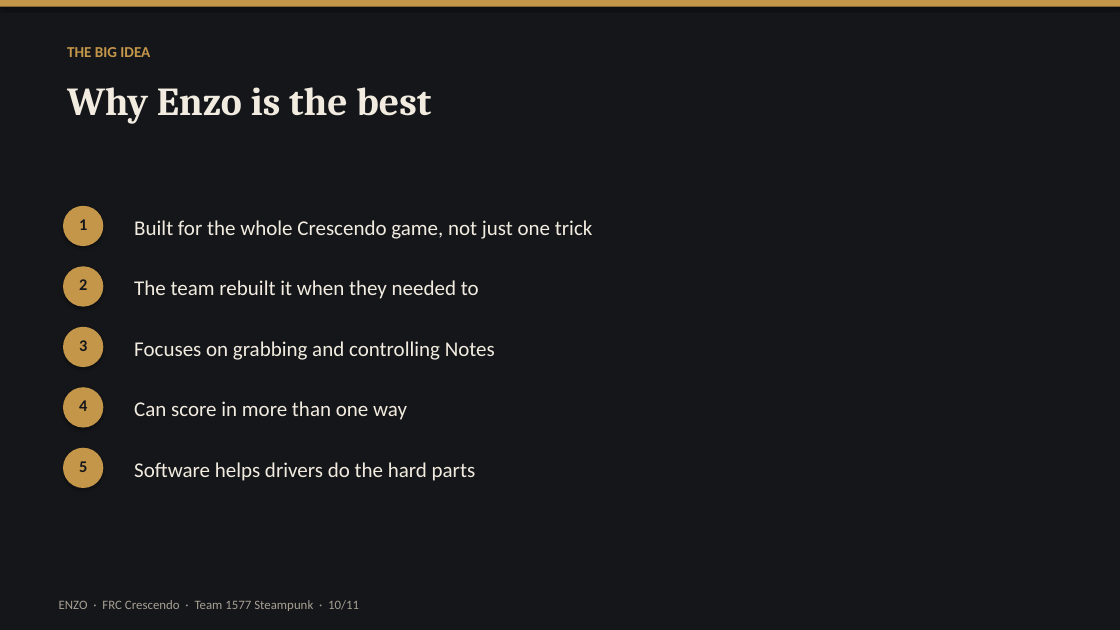
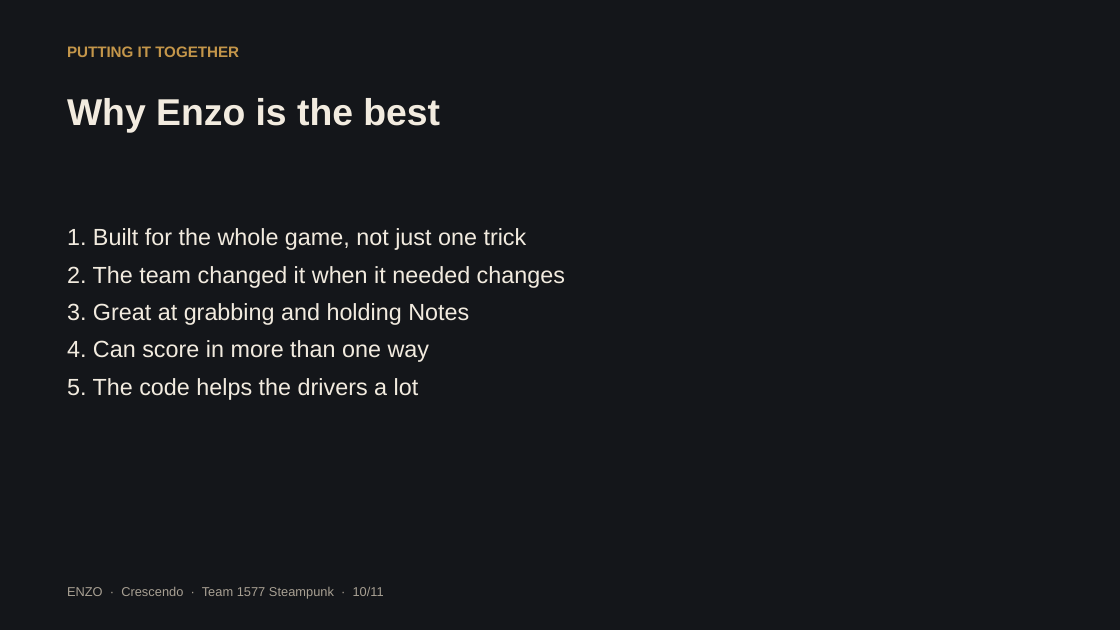
Before and after one commit to SivaBKPalla/ChittrChattr, a slide deck: slide 10 of enzo-presentation/Enzo_Crescendo_Presentation.pptx. Drawn at 1120x630 pixels with LibreOffice and Linux fonts; fonts in the diff are those of the drawing. Boxes give left, top, right and bottom in pixels: in the first picture for what was removed or moved away, otherwise in the second. Text is boxed around its words. In the diff, an @@ line names an element or a change of style, - is before the commit and + after.

```diff
--- a/enzo-presentation/Enzo_Crescendo_Presentation.pptx
+++ b/enzo-presentation/Enzo_Crescendo_Presentation.pptx
@@ background #FFFFFF to #14161A @@
@@ rectangle removed at (x1=0, y1=0, x2=1120, y2=630) @@
@@ rectangle removed at (x1=0, y1=0, x2=1120, y2=7) @@
@@ text at (x1=67, y1=46, x2=239, y2=57): text changed; font Calibri to Arial @@
-THE BIG IDEA
+PUTTING IT TOGETHER
@@ text "Why Enzo is the best" moved from (x1=67, y1=87, x2=431, y2=124) to (x1=67, y1=98, x2=440, y2=133) @@
@@ text "Why Enzo is the best" at (x1=67, y1=98, x2=440, y2=133): size 34 to 32 pt, font Cambria to Arial; more space between paragraphs @@
@@ ellipse removed at (x1=63, y1=206, x2=103, y2=246) @@
@@ text added at (x1=67, y1=228, x2=565, y2=400), 20 pt, text #F2EBDF @@
+1. Built for the whole game, not just one trick
+2. The team changed it when it needed changes
+3. Great at grabbing and holding Notes
+4. Can score in more than one way
+5. The code helps the drivers a lot
@@ text removed at (x1=79, y1=219, x2=87, y2=230) @@
-1
@@ text removed at (x1=134, y1=220, x2=593, y2=239) @@
-Built for the whole Crescendo game, not just one trick
@@ ellipse removed at (x1=63, y1=266, x2=103, y2=307) @@
@@ text removed at (x1=79, y1=279, x2=87, y2=290) @@
-2
@@ text removed at (x1=134, y1=280, x2=479, y2=299) @@
-The team rebuilt it when they needed to
@@ ellipse removed at (x1=63, y1=327, x2=103, y2=367) @@
@@ text removed at (x1=79, y1=340, x2=87, y2=351) @@
-3
@@ text removed at (x1=134, y1=341, x2=495, y2=360) @@
-Focuses on grabbing and controlling Notes
@@ ellipse removed at (x1=63, y1=387, x2=103, y2=428) @@
@@ text removed at (x1=79, y1=400, x2=87, y2=411) @@
-4
@@ text removed at (x1=134, y1=401, x2=407, y2=420) @@
-Can score in more than one way
@@ ellipse removed at (x1=63, y1=448, x2=103, y2=488) @@
@@ text removed at (x1=79, y1=461, x2=87, y2=472) @@
-5
@@ text removed at (x1=134, y1=462, x2=476, y2=481) @@
-Software helps drivers do the hard parts
@@ text at (x1=67, y1=587, x2=384, y2=599): text changed; font Calibri to Arial @@
-ENZO · FRC Crescendo · Team 1577 Steampunk · 10/11
+ENZO · Crescendo · Team 1577 Steampunk · 10/11
```
Also in this commit, not shown: 10 other slides changed, 4 other files.
